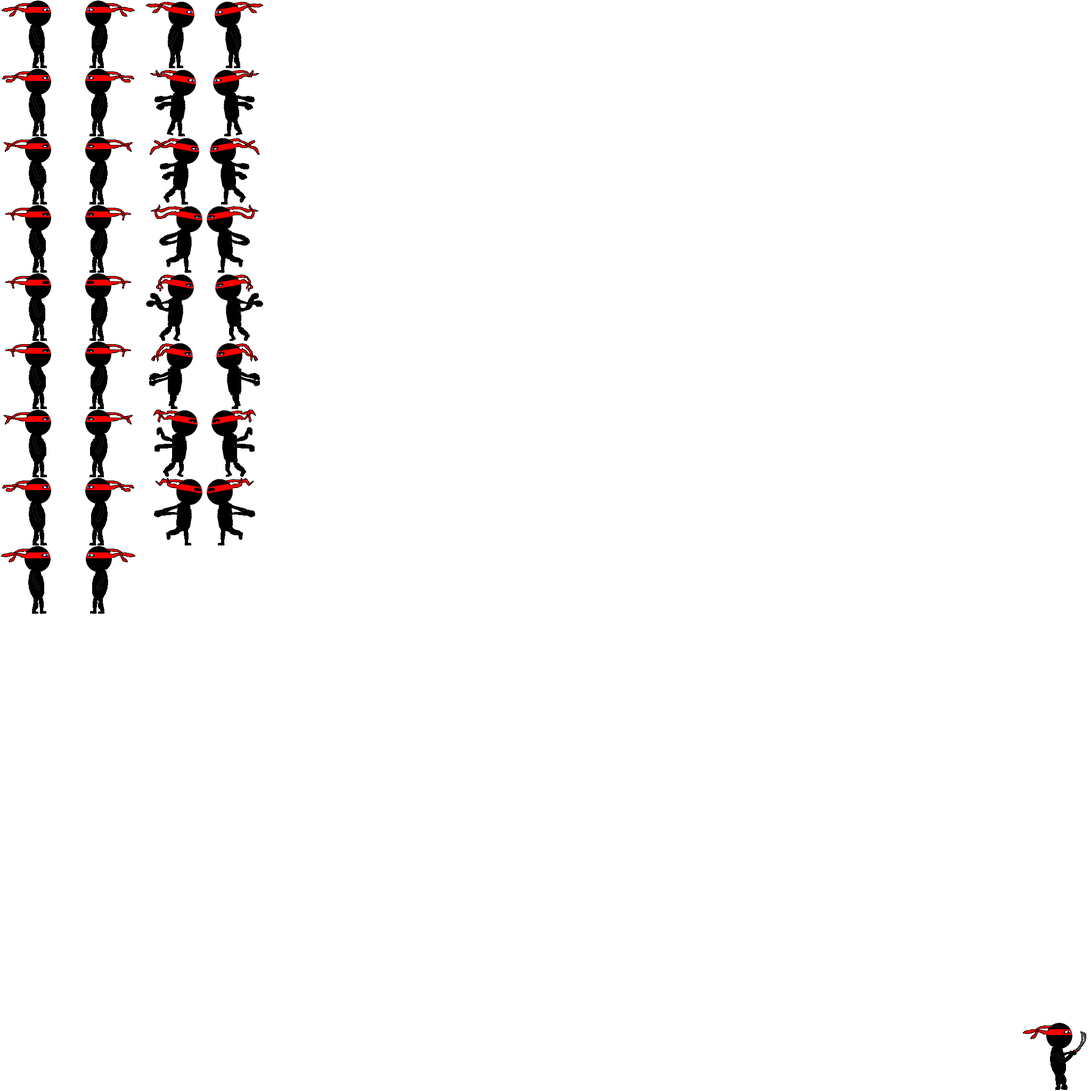
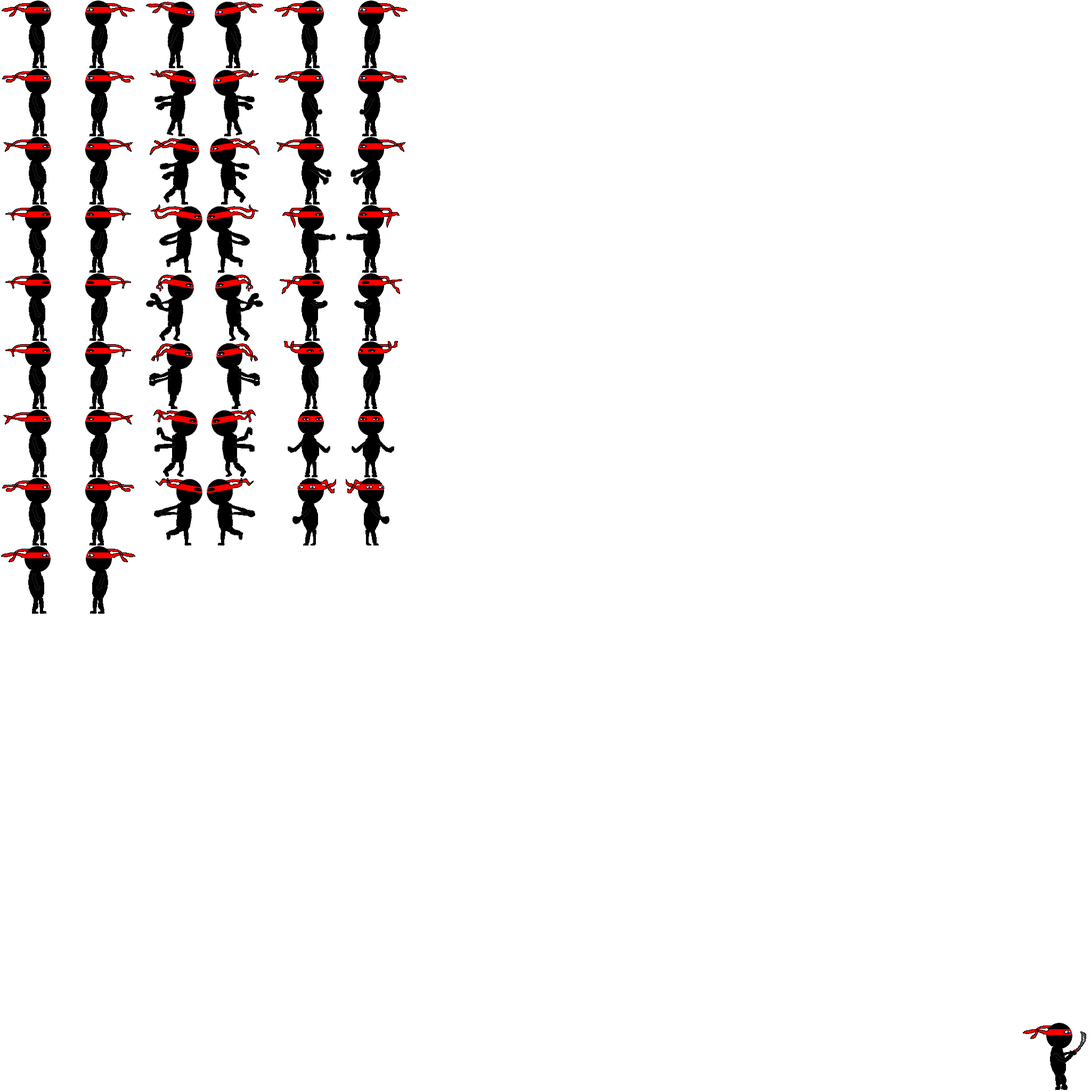
Layers edited between the first and the second 1091px x 1091px image:
added layer "Calque Copié #1" above "Calque Copié" over bbox(345, 0, 408, 546)
painted on "Arrière-plan" over bbox(274, 0, 337, 546)
